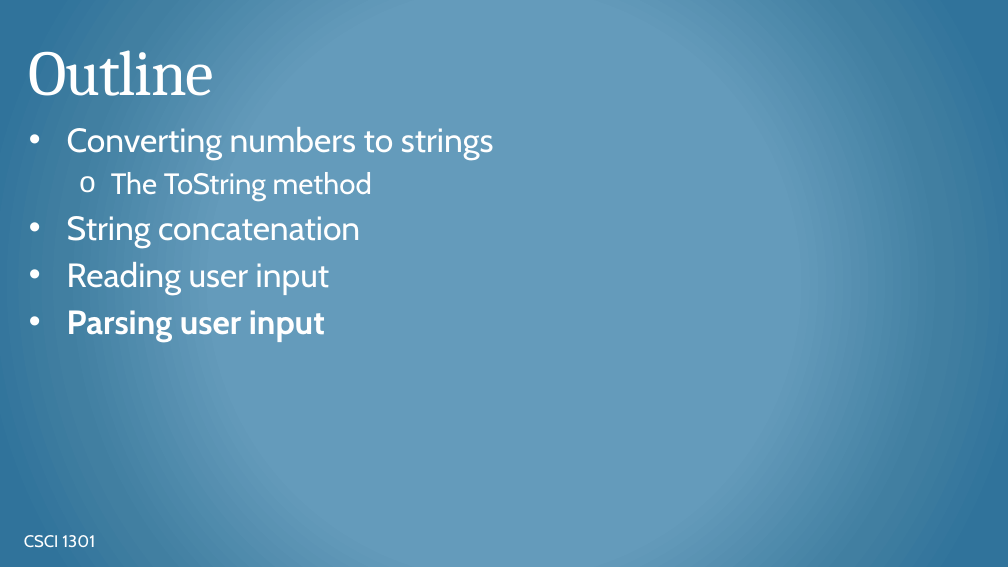
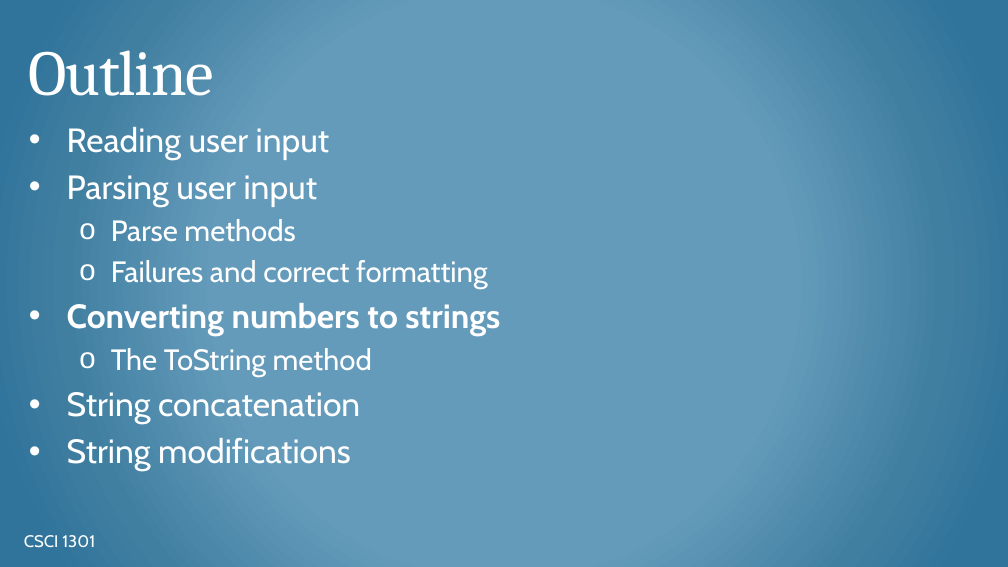
Before and after one commit to csci-1301/csci-1301.github.io, a slide deck: slide 17 of lectures/050_reading_and_displaying/Input-Output-Concatenation.pptx (slide 15 before the commit). Drawn at 1008x567 pixels with LibreOffice and Linux fonts; fonts in the diff are those of the drawing; background and template pictures are left out. Boxes give left, top, right and bottom in pixels: in the first picture for what was removed or moved away, otherwise in the second. Text is boxed around its words. In the diff, an @@ line names an element or a change of style, - is before the commit and + after.

```diff
--- a/lectures/050_reading_and_displaying/Input-Output-Concatenation.pptx
+++ b/lectures/050_reading_and_displaying/Input-Output-Concatenation.pptx
@@ text at (67, 127, 488, 289): paragraphs added @@
+• Reading user input
+• Parsing user input
+  o Parse methods
+  o Failures and correct formatting
@@ text at (67, 303, 500, 336): bold on in "Converting numbers to strings" @@
@@ text at (67, 438, 351, 471): text changed @@
-• Reading user input
-• Parsing user input
+• String modifications
```
Also in this commit, not shown: 9 other slides changed, 13 slides added, 1 slide removed, 1 other file.
